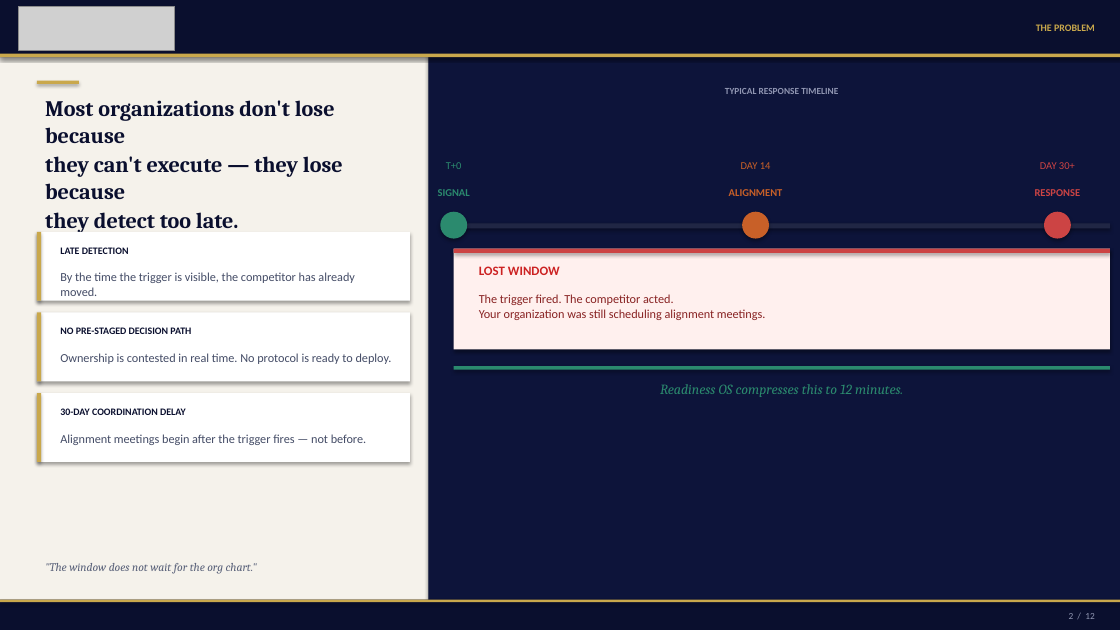
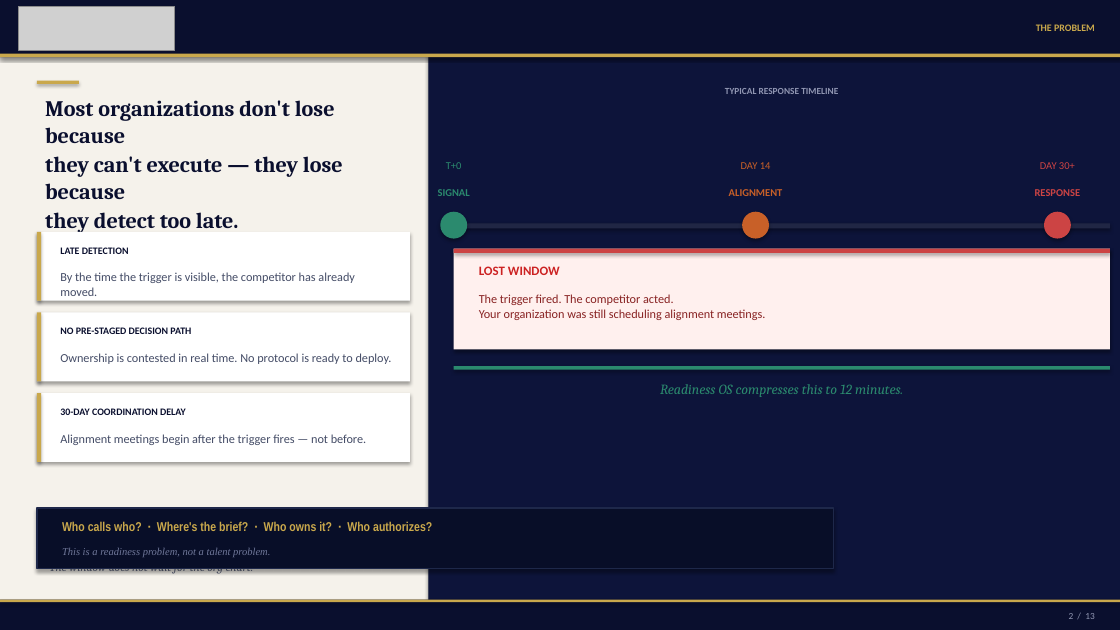
Before and after one commit to mbrunke18/CodePlatform1, a slide deck: slide 2 of attached_assets/VaughnMartin_Pitch_Deck_12Slide_FINAL.pptx. Drawn at 1120x630 pixels with LibreOffice and Linux fonts; fonts in the diff are those of the drawing; grey boxes stand for pictures. Boxes give left, top, right and bottom in pixels: in the first picture for what was removed or moved away, otherwise in the second. Text is boxed around its words. In the diff, an @@ line names an element or a change of style, - is before the commit and + after.

```diff
--- a/attached_assets/VaughnMartin_Pitch_Deck_12Slide_FINAL.pptx
+++ b/attached_assets/VaughnMartin_Pitch_Deck_12Slide_FINAL.pptx
@@ rectangle added at <box>37,508,833,569</box>, fill #080E28, outline #1E284A 1.44 pt @@
@@ text added at <box>62,521,432,531</box>, 11 pt, text #C9A84C, bold @@
+Who calls who? · Where's the brief? · Who owns it? · Who authorizes?
@@ text added at <box>62,548,270,557</box>, 9 pt, text #70789A, italic @@
+This is a readiness problem, not a talent problem.
```
Also in this commit, not shown: 11 other slides changed, 1 slide added, 2 other files.
